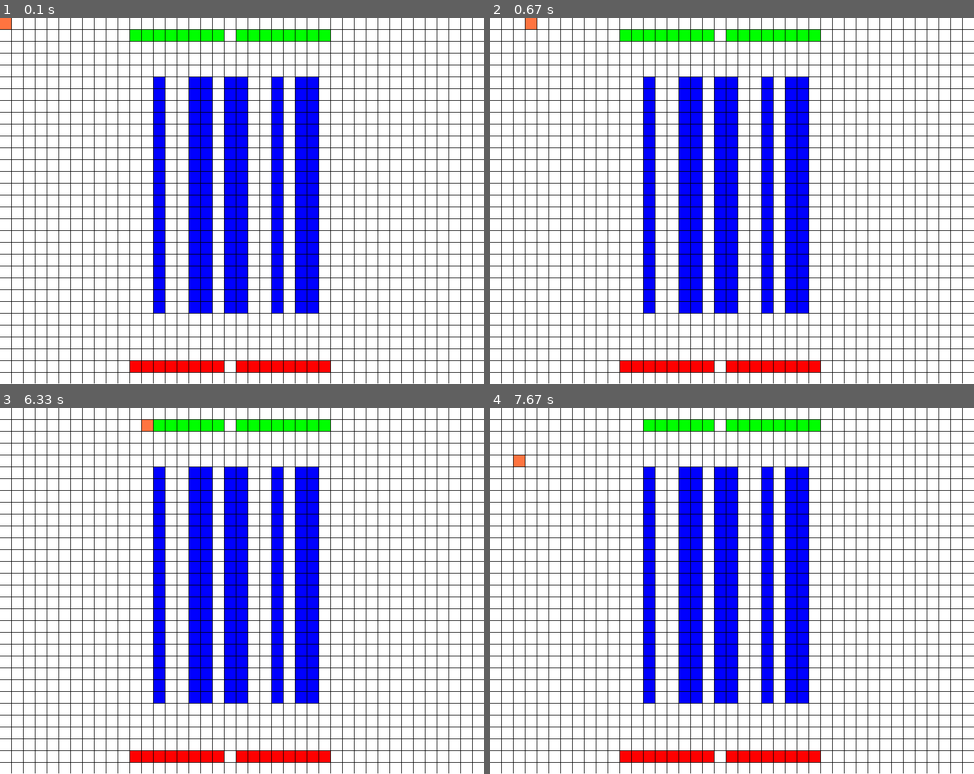
Above: before the commit, frames 1-4 (two rows, left to right).
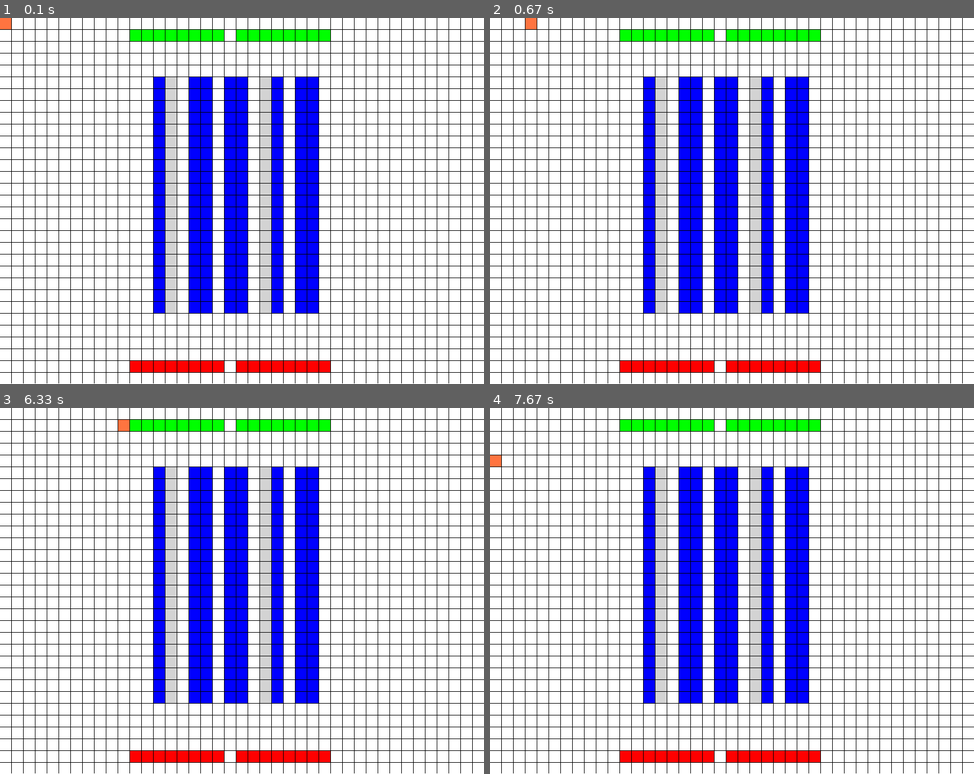
Above: after the commit, the same moments.

Repository: ironmann250/warehouse-simulator
Game: pygame game, started from interface.py
The game is run twice, just before and just after one commit, with the same random seed, the same clock (stepped at 60 frames per second) and the same inputs.
Inputs:
- Up to frame 1 (0.1 s): no input
- Up to frame 2 (0.67 s): hold Right from 0.33 s (still down)
- Up to frame 3 (6.33 s): release Right at 0.8 s; hold Up 0.83-1.13 s; hold Right 1.17-1.63 s; hold Left 1.67-2.2 s; hold Down 2.23-2.53 s; hold Left 2.57-2.97 s; hold Up 3-3.37 s; hold Right 3.4-4.03 s; hold Down 4.07-4.43 s; hold Left 4.47-4.93 s; hold Right 4.97-5.43 s; hold Up 5.47-5.77 s; hold Right 5.8-6.27 s; hold Left from 6.3 s (still down)
- Up to frame 4 (7.67 s): release Left at 6.83 s; hold Down 6.87-7.17 s; hold Left 7.2-7.6 s; hold Up from 7.63 s (still down)

The runs differ from the first frame. In frame 1, 2.9% of the frame differs, in the area x 34-57%, y 16-81%; in frame 2, 2.9%; in frame 3, 3.1%; in frame 4, 3.1%, in the area x 0-57%, y 3-81%.

Commit message:
added collision detection

Diff:
--- a/config.py
+++ b/config.py
@@ -29,6 +29,8 @@
  for i in range(CRATES_GROUPS)] #init crates GROUP[LENGTH[WIDTH]]
 CRATES_COLOR=(0,0,255)
 
+EMPTY_COLOR=(211,211,211)
+
 TYPES=[0,1,2,3] #0 nothing, 1 crate, 2 input, 3 output, 4 is robot
 INSTRUCTIONS=[] #[FROM_TYPE,FROM_ID,TO_TYPE,TO_ID] ID is what grid to what grid
 
--- a/interface.py
+++ b/interface.py
@@ -46,7 +46,8 @@
         self.outputs=[]
         self.crates=[]
         self.grid=[]
-        self.crane=[0,0]
+        self.containers=[]
+        self.crane=[0,0,0] #grid x,y and content 0 nothing, 1 something
         self.init=True
 
     def draw_rect(self,color,x,y,width,height):
@@ -164,6 +165,8 @@
 
                         self.grid[gridx][gridy]=[1,Container(config.CRATES_COLOR,
                         self.get_cell_coordinate(gridx,gridy))]
+                    else:
+                        self.grid[gridx][gridy]=[1,0]
                     #print(config.CRATES[group][length][width] )
                     gridx+=1
                 gridx=crates_x_start_at
@@ -175,10 +178,43 @@
         self.init=False #stop init (only run at startup)
 
     def draw_components(self):
+
+        r=0
         for rows in self.grid:
+            c=0
             for col in rows:
                 if col[0]!=0:
-                    self.screen.blit(col[1].surf,col[1].rect)
+                    if col[1]!=0: #col[1] is NOT empty in case of empty crates,inputs and outputs
+                        self.screen.blit(col[1].surf,self.get_cell_coordinate(r,c,False))
+                    else: #the crate is empty
+                        empty_crate=Container(config.EMPTY_COLOR,
+                        self.get_cell_coordinate(r,c))
+                        self.screen.blit(empty_crate.surf,self.get_cell_coordinate(r,c,False))
+                c+=1
+            r+=1
+
+
+
+    def collision_detected(self,next):
+        next_cell=self.grid[next[0]][next[1]]
+        if next_cell[0] in [1,2,3]:
+            return True
+        else:
+            return False
+
+    def asrs_crane_action(self,current,next,action):
+        #action from asrs algorithm #TODO
+        pass
+
+    def auto_crane_action(self,current,next):
+        """
+        if it's a crate and crane is empty add in crate in crane else do nothing
+        if it's input and crane is empty and the input (empty ) crate else do nothing
+        if it's output and it has a crate and crane is empty add it otherwise do nothing
+        after adding things to the crane make input or output empty
+        """
+        next_cell=self.grid[next[0]][next[1]]
+
 
     def move_crane(self, direction):
         curr_location=self.crane.copy()
@@ -201,10 +237,15 @@
             self.crane[1]=0
         elif self.crane[1]>self.grid_size[1]:
             self.crane[1]=self.grid_size[1]
-        #move and destroy last one
-        self.grid[curr_location[0]][curr_location[1]]=[0,0]
-        self.grid[self.crane[0]][self.crane[1]]=[4,Container((config.CRANE_COLOR),
-        self.get_cell_coordinate(self.crane[0],self.crane[1]))]
+        #check move validity and function
+        if not self.collision_detected(self.crane):
+            #move and destroy last one
+            self.grid[curr_location[0]][curr_location[1]]=[0,0]
+            self.grid[self.crane[0]][self.crane[1]]=[4,Container((config.CRANE_COLOR),
+            self.get_cell_coordinate(self.crane[0],self.crane[1]))]
+        else:
+            self.crane=curr_location
+            return
 
 
 
--- a/pltexample.py
+++ b/pltexample.py
@@ -1,3 +1,4 @@
+from re import T
 import matplotlib.pyplot as plt
 import numpy as np
 
@@ -30,5 +31,45 @@
     x_values.append(num)
     num+=0.1
 
-pylab.plot(x_values,y_values,'ro')
-pylab.show()
+# pylab.plot(x_values,y_values,'ro')
+# pylab.show()
+
+
+import pandas as pandas
+
+table=list("ABCDefg")
+percent=[25,30,19,5,10,11,10]
+explode=[0,0.01,0,0,0,0,0]
+# plt.axes(aspect=1)
+# plt.pie(percent,labels=table,autopct="%.2f%%",explode=explode,shadow=True)
+# plt.show()
+
+class American():
+    def __init__(self):
+        self.nationality="american"
+
+    @staticmethod
+    def print_nationality():
+        print("american")
+
+class NewYorker(American):
+    pass
+
+am1=American()
+#NewYorker.print_nationality()
+
+class Shape():
+    def __init__(self,length):
+         self.length=0
+    def area(self):
+        return 0
+
+class square(Shape):
+    def __init__(self,length):
+        super(Shape, self).__init__()
+        self.length=length
+    def area(self):
+        return self.length**2
+
+a=square(4)
+print(a.area())
